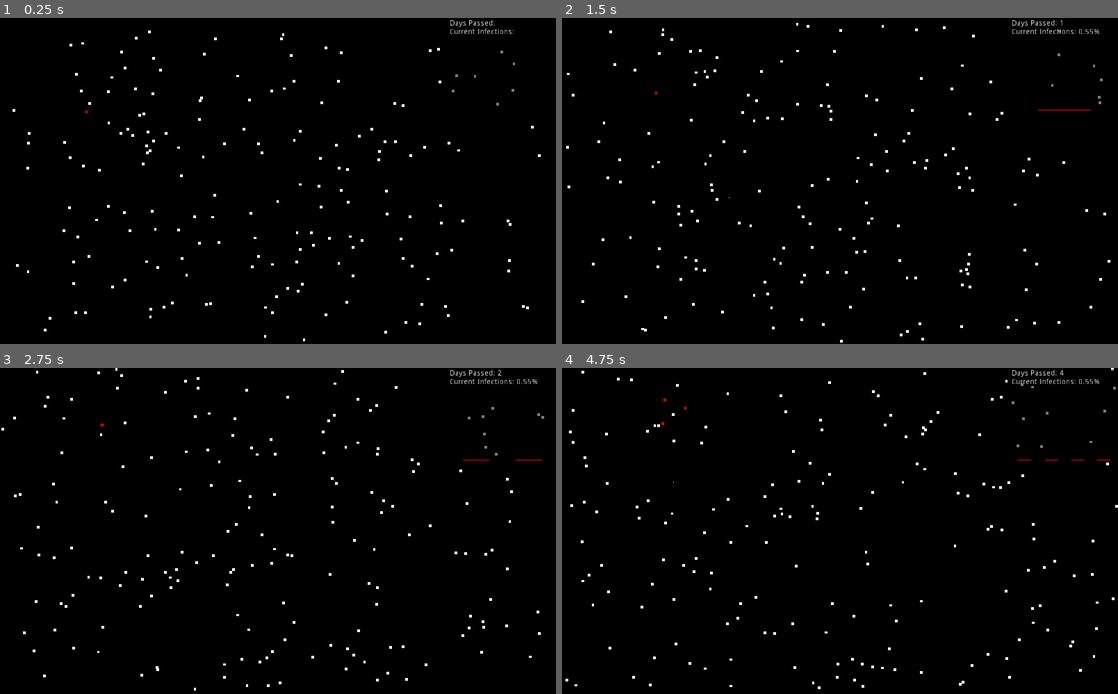
Above: before the commit, frames 1-4 (two rows, left to right).
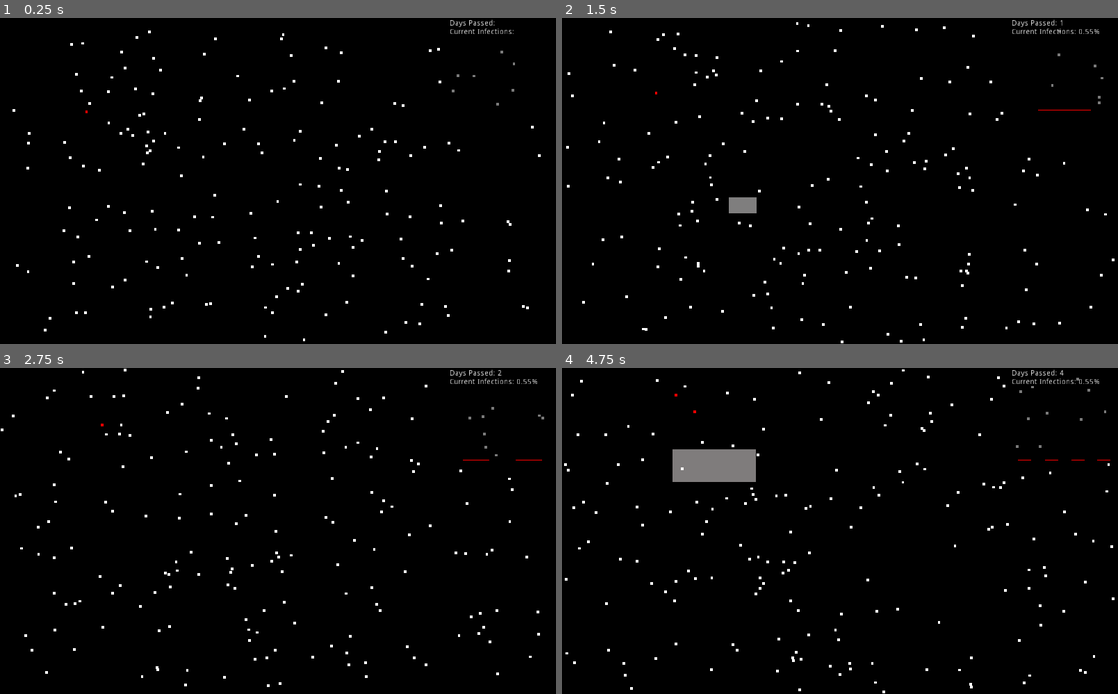
Above: after the commit, the same moments.

Repository: jonjondev/curve-flattener
Game: Godot game, scene res://main.tscn
Two runs of this game, one before a commit and one after it. Both use one fixed random seed, a clock stepped at 60 frames per second and the inputs below.
Inputs (mouse positions are in pixels of both pictures, inside the frame that each line leads up to):
- Up to frame 1 (0.25 s): no input
- Up to frame 2 (1.5 s): move the mouse to (962, 164) at 0.52 s; click (962, 164) at 0.67 s; drag from (728, 197) to (812, 246) at 1.27 s
- Up to frame 3 (2.75 s): move the mouse to (333, 459) at 2.02 s; click (333, 459) at 2.17 s
- Up to frame 4 (4.75 s): drag from (812, 596) to (673, 482) at 2.77 s; move the mouse to (1006, 579) at 3.52 s; click (1006, 579) at 3.67 s; drag from (673, 482) to (756, 449) at 4.27 s

The runs differ from the first frame. In frame 1, less than 0.1% of the frame differs, in the area x 12-92%, y 5-91%; in frame 2, 0.7%; in frame 3, 0.8%; in frame 4, 2.7%, in the area x 0-100%, y 0-100%.
Error before the commit: Invalid operands 'int' and 'Nil' in operator '/'. (res://player.gd:29)

Commit message:
Made smaller selections have a lower time effectiveness

Diff:
--- a/node.gd
+++ b/node.gd
@@ -27,7 +27,6 @@
 	var collision = move_and_collide(motion)
 	if collision:
 		direction = -direction.reflect(collision.normal)
-		move(delta)
 		if collision.collider.is_in_group("node"):
 			transmit(collision.collider)
 
--- a/player.gd
+++ b/player.gd
@@ -22,10 +22,11 @@
 				current_selection_box.queue_free()
 				for node in selected_nodes:
 					if node is KinematicBody2D:
-						node.reduce_speed(4, 5)
+						node.reduce_speed(current_selection_intensity, 14 * ((1/current_selection_intensity) * 2))
 
 func _process(delta):
 	if current_selection_box and dragging:
+		current_selection_intensity = get_effect_intensity(current_selection_box.scale)
 		var decimal_percentage = 1 - 1/current_selection_intensity
 		current_selection_box.modulate = Color(1, decimal_percentage, decimal_percentage, 0.5)
 		current_selection_box.scale = get_viewport().get_mouse_position() - start_position
